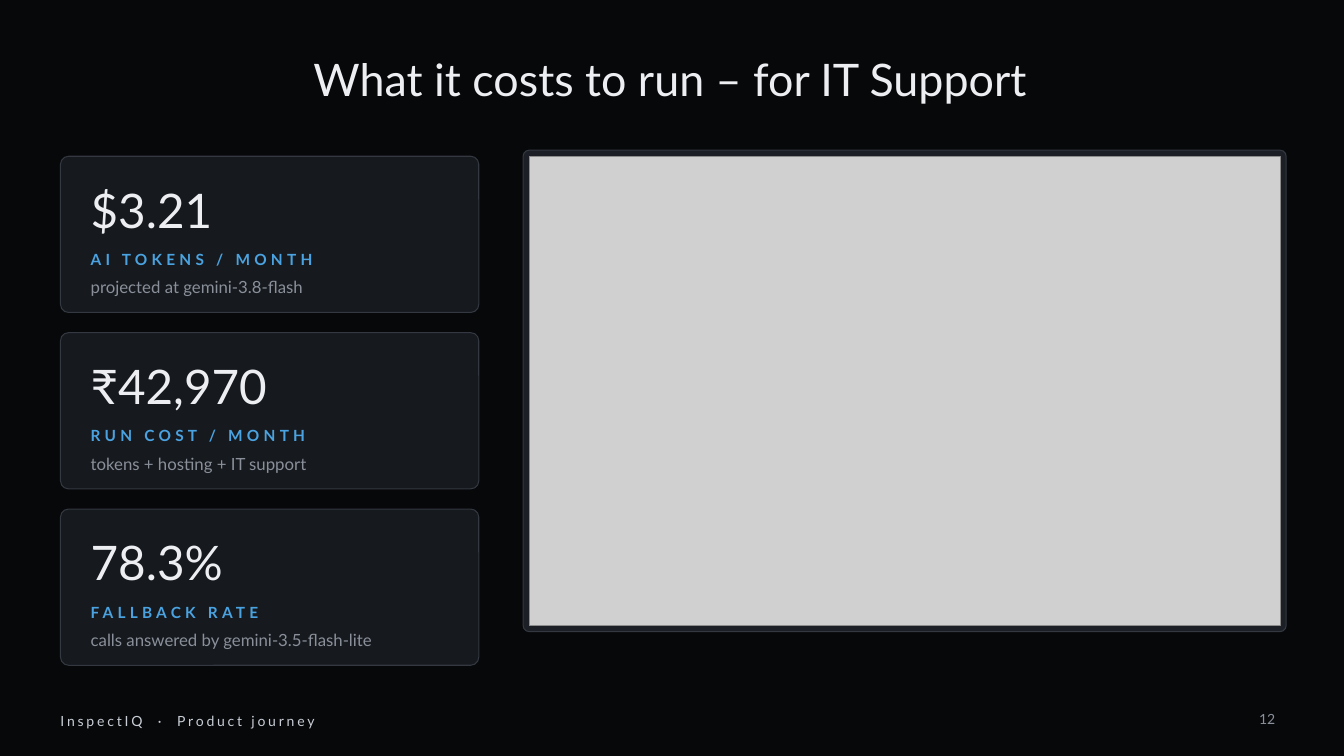
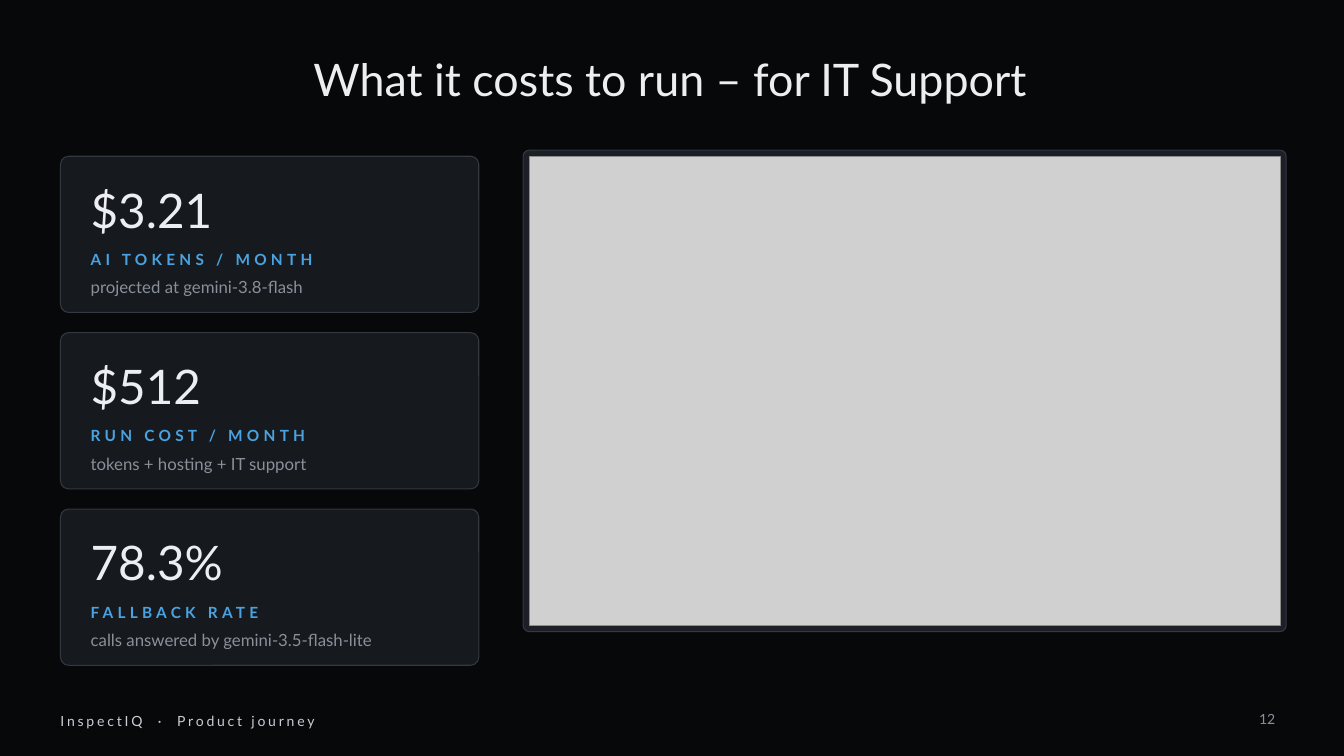
Before and after one commit to TheTanmoy/InspectIQ, a slide deck: slide 12 of docs/InspectIQ_Product_Journey.pptx. Drawn at 1344x756 pixels with LibreOffice and Linux fonts; fonts in the diff are those of the drawing; grey boxes stand for pictures. Boxes give left, top, right and bottom in pixels: in the first picture for what was removed or moved away, otherwise in the second. Text is boxed around its words. In the diff, an @@ line names an element or a change of style, - is before the commit and + after.

```diff
--- a/docs/InspectIQ_Product_Journey.pptx
+++ b/docs/InspectIQ_Product_Journey.pptx
@@ text at (91,365,201,410): text changed @@
-₹42,970
+$512
```
Also in this commit, not shown: 2 other slides changed, 14 other files.
